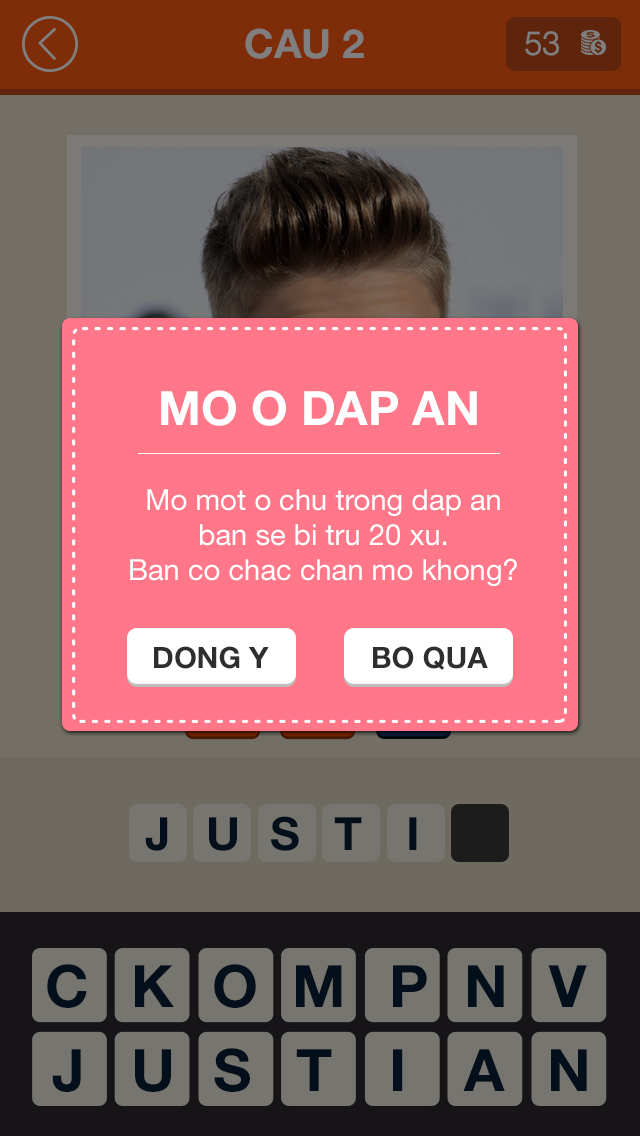
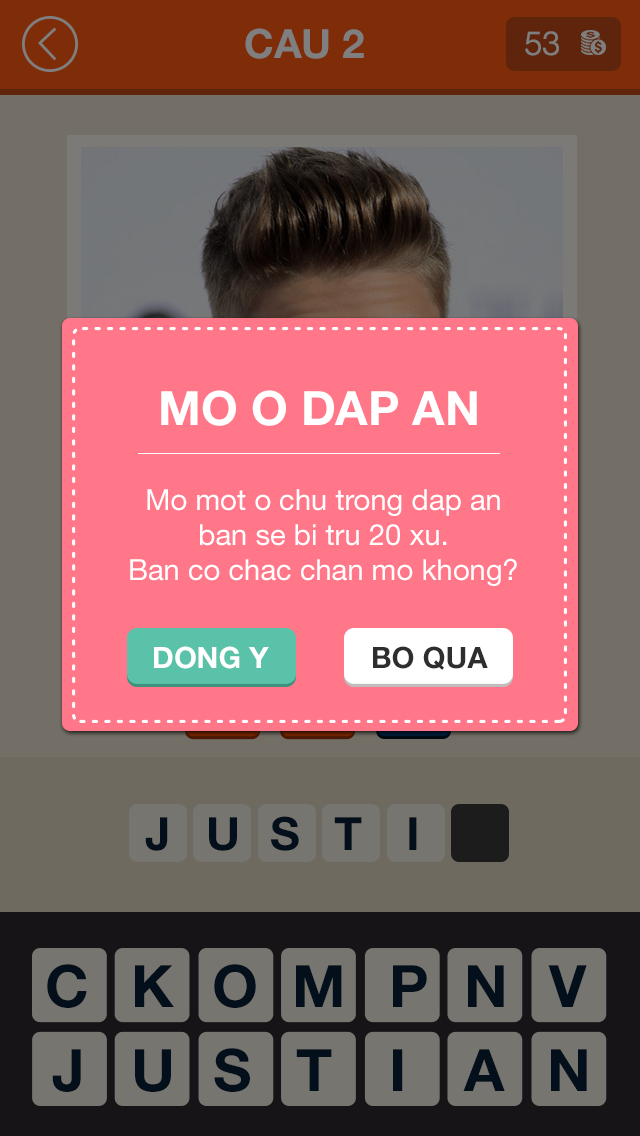
Layered file, before and after one edit (640 × 1136). Changes by layer:
painted on "DONG Y" over 154, 646, 269, 669
